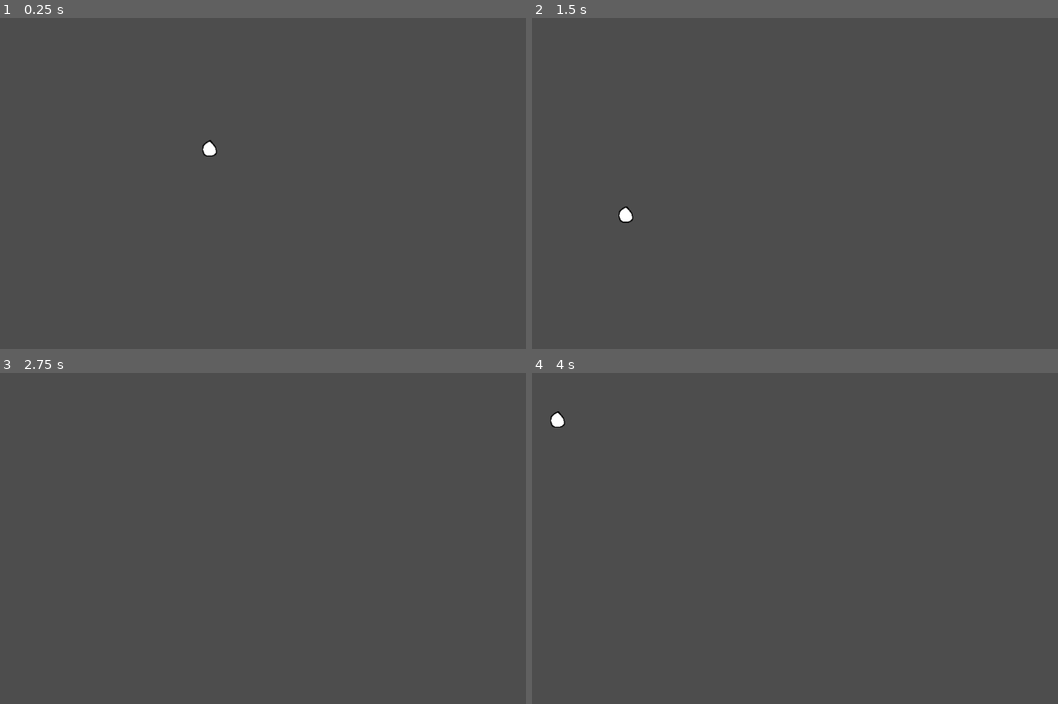
Above: before the commit, frames 1-4 (two rows, left to right).
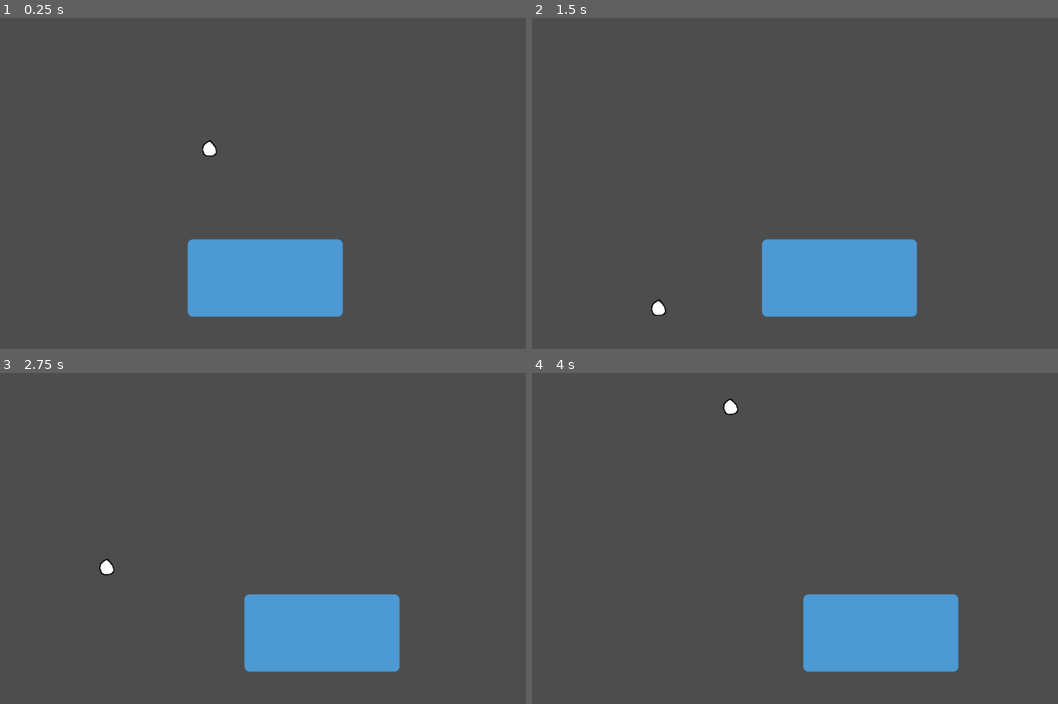
Above: after the commit, the same moments.

Repository: bronana86/germaphobe
Game: Godot game, scene res://Ball/ball_test.tscn
The game is run twice, just before and just after one commit, with the same random seed, the same clock (stepped at 60 frames per second) and the same inputs. The project has no main scene, so this scene is started directly.
Inputs:
- Up to frame 1 (0.25 s): no input
- Up to frame 2 (1.5 s): hold D (move_right) 0.53-1.28 s; hold A (move_left) from 1.28 s (still down)
- Up to frame 3 (2.75 s): release A (move_left) at 2.03 s; hold D (move_right) from 2.03 s (still down)
- Up to frame 4 (4 s): release D (move_right) at 3.53 s; hold A (move_left) from 3.53 s (still down)

The runs differ from the first frame. In frame 1, 6.9% of the frame differs, in the area x 35-66%, y 66-91%; in frame 2, 7.2%; in frame 3, 7.1%; in frame 4, 7.2%, in the area x 3-82%, y 7-91%.

Commit message:
tried editing paddle, failed

Diff:
--- a/Ball/ball_test.tscn
+++ b/Ball/ball_test.tscn
@@ -1,9 +1,10 @@
 [gd_scene format=3 uid="uid://cmjn1l7lksk20"]
 
 [ext_resource type="PackedScene" uid="uid://dy03gxb518pey" path="res://Ball/ball.tscn" id="1_dye48"]
+[ext_resource type="PackedScene" uid="uid://esm0knjsdkeo" path="res://Paddle/paddle.tscn" id="2_g7fap"]
 
 [sub_resource type="RectangleShape2D" id="RectangleShape2D_gd0v6"]
-size = Vector2(1155, 19)
+size = Vector2(2649.3994, 18.641865)
 
 [node name="BallTest" type="Node2D" unique_id=378734256]
 
@@ -12,7 +13,7 @@
 
 [node name="Walls" type="Node2D" parent="." unique_id=868756915]
 position = Vector2(575, 325)
-rotation = 0.4415555
+rotation = -0.0037424103
 
 [node name="TopWall" type="StaticBody2D" parent="Walls" unique_id=1433093829]
 position = Vector2(1, -336)
@@ -33,6 +34,7 @@
 scale = Vector2(-0.07392384, 38.530136)
 
 [node name="CollisionShape2D" type="CollisionShape2D" parent="Walls/LeftWall" unique_id=902964490]
+position = Vector2(-1947.5409, -0.20205534)
 shape = SubResource("RectangleShape2D_gd0v6")
 
 [node name="RightWall" type="StaticBody2D" parent="Walls" unique_id=2096506731]
@@ -40,4 +42,9 @@
 scale = Vector2(-0.07392384, 38.530136)
 
 [node name="CollisionShape2D" type="CollisionShape2D" parent="Walls/RightWall" unique_id=1192145218]
+position = Vector2(581.63306, -0.047770917)
+skew = 1.5258789e-05
 shape = SubResource("RectangleShape2D_gd0v6")
+
+[node name="Paddle" parent="." unique_id=936506083 instance=ExtResource("2_g7fap")]
+position = Vector2(558, 509)
--- a/paddle.gd
+++ b/Paddle/paddle.gd
@@ -3,7 +3,7 @@
 @export var left_right_speed :float #this represents the left and right speed of the paddlee
  #speed in pixels/second. The speed must be a Vector2, but we are only conncerned witht the x componentt.
 
-func _physics_process(_delta: float) -> void:
+func _physics_process(delta: float) -> void:
 	var speed = Vector2(left_right_speed,0)
 
 	velocity = Vector2.ZERO
@@ -11,4 +11,4 @@
 		velocity = speed
 	if Input.is_action_pressed("move_left"):
 		velocity = -1*speed
-	move_and_slide()
+	move_and_collide(velocity*delta)
--- a/Paddle/paddle.tscn
+++ b/Paddle/paddle.tscn
@@ -1,20 +1,21 @@
 [gd_scene format=3 uid="uid://esm0knjsdkeo"]
 
-[ext_resource type="Script" uid="uid://bmha7c4m3434o" path="res://paddle.gd" id="1_plu76"]
+[ext_resource type="Script" uid="uid://bmha7c4m3434o" path="res://Paddle/paddle.gd" id="1_plu76"]
 [ext_resource type="Texture2D" uid="uid://d1ps0b6hcgwub" path="res://Paddle/paddle_protoype.png" id="2_welph"]
 
-[sub_resource type="CapsuleShape2D" id="CapsuleShape2D_ibq34"]
-radius = 112.83039
-height = 462.15405
+[sub_resource type="RectangleShape2D" id="RectangleShape2D_plu76"]
+size = Vector2(152.42516, 302)
 
 [node name="Paddle" type="CharacterBody2D" unique_id=936506083]
 script = ExtResource("1_plu76")
 left_right_speed = 150.0
 
 [node name="Sprite2D" type="Sprite2D" parent="." unique_id=1541180371]
+scale = Vector2(0.6561713, 0.65617126)
 texture = ExtResource("2_welph")
 
 [node name="CollisionShape2D" type="CollisionShape2D" parent="." unique_id=365709559]
-rotation = 1.5475951
-shape = SubResource("CapsuleShape2D_ibq34")
+position = Vector2(7.6293945e-06, 1.2125778)
+rotation = 1.5707964
+shape = SubResource("RectangleShape2D_plu76")
 debug_color = Color(0.9123508, 0.21452719, 0.5134427, 0.41960785)
Renamed: paddle.gd.uid -> Paddle/paddle.gd.uid
